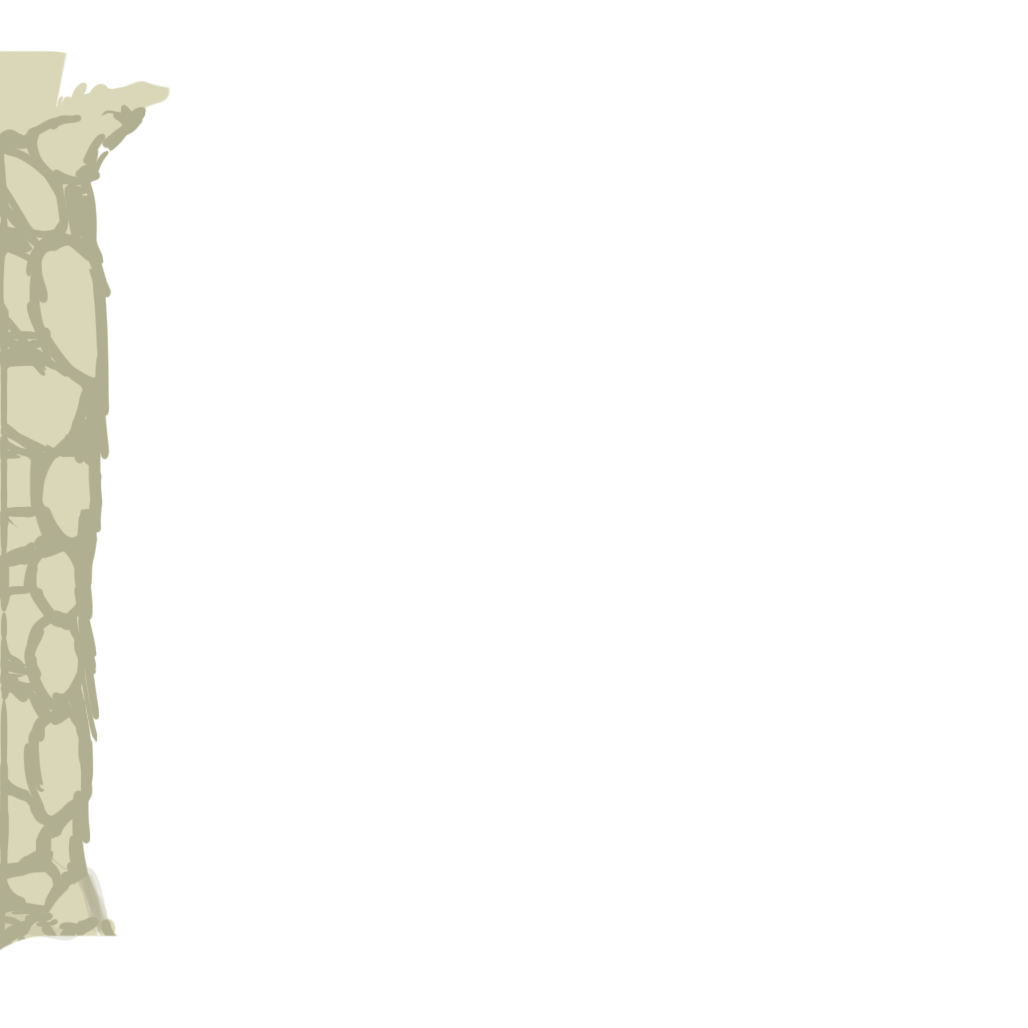
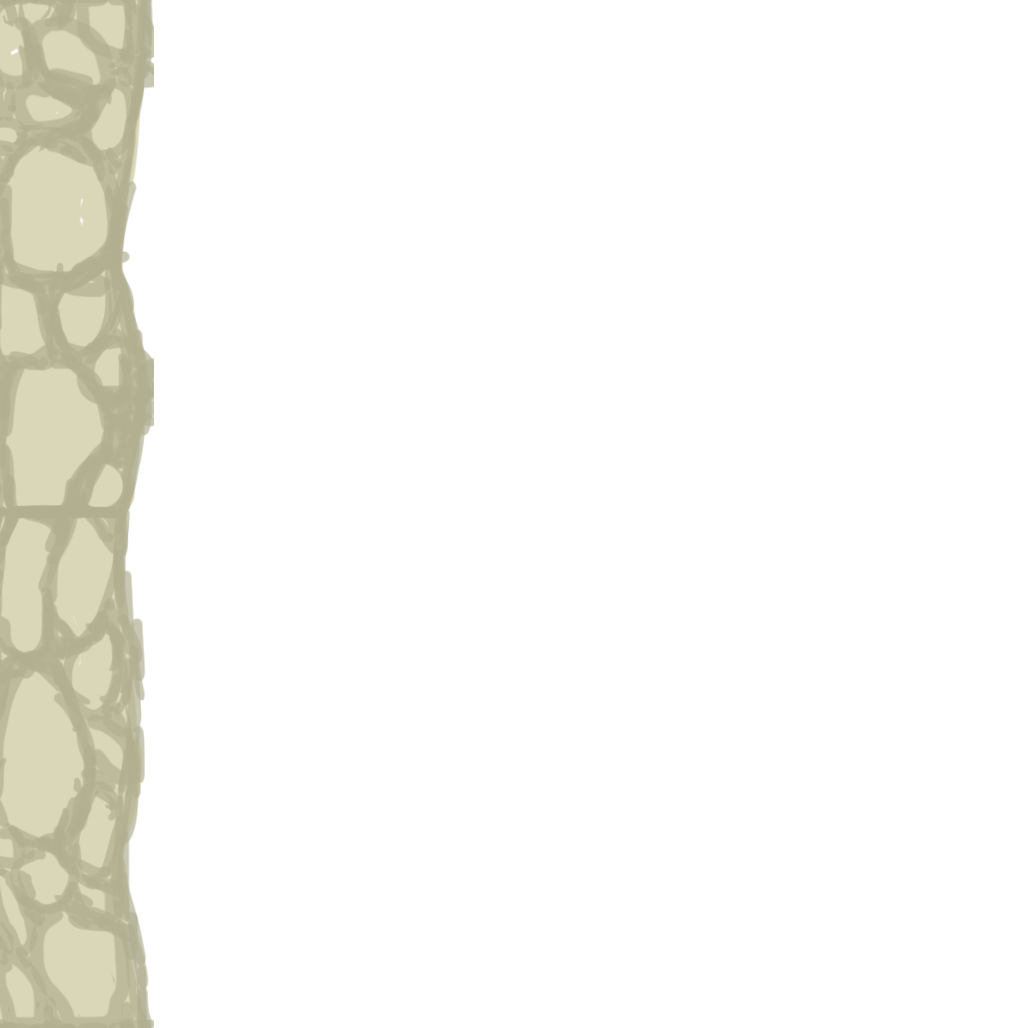
Two versions of the same layered image (1028 x 1028). Layer-by-layer changes:
renamed "Layer 1" to "Layer 3", blend normal → luminosity, moved it above "Layer 2", painted on it over box(0, 0, 171, 1028)
painted on "Layer 2" over box(0, 0, 149, 1028)
